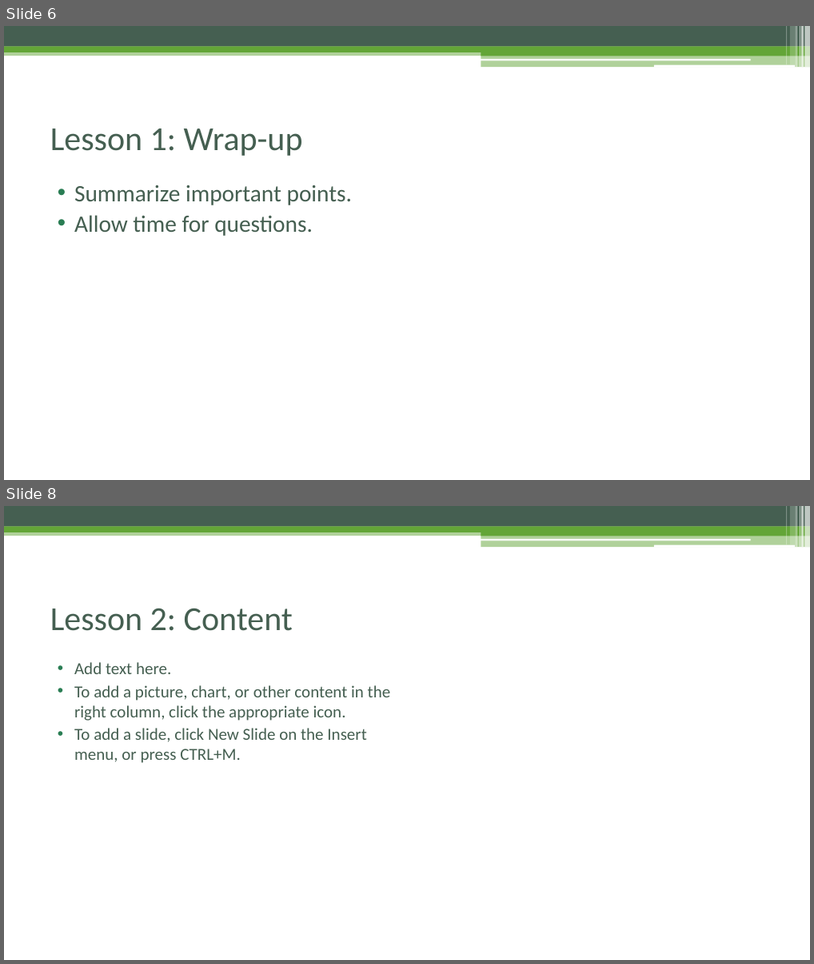
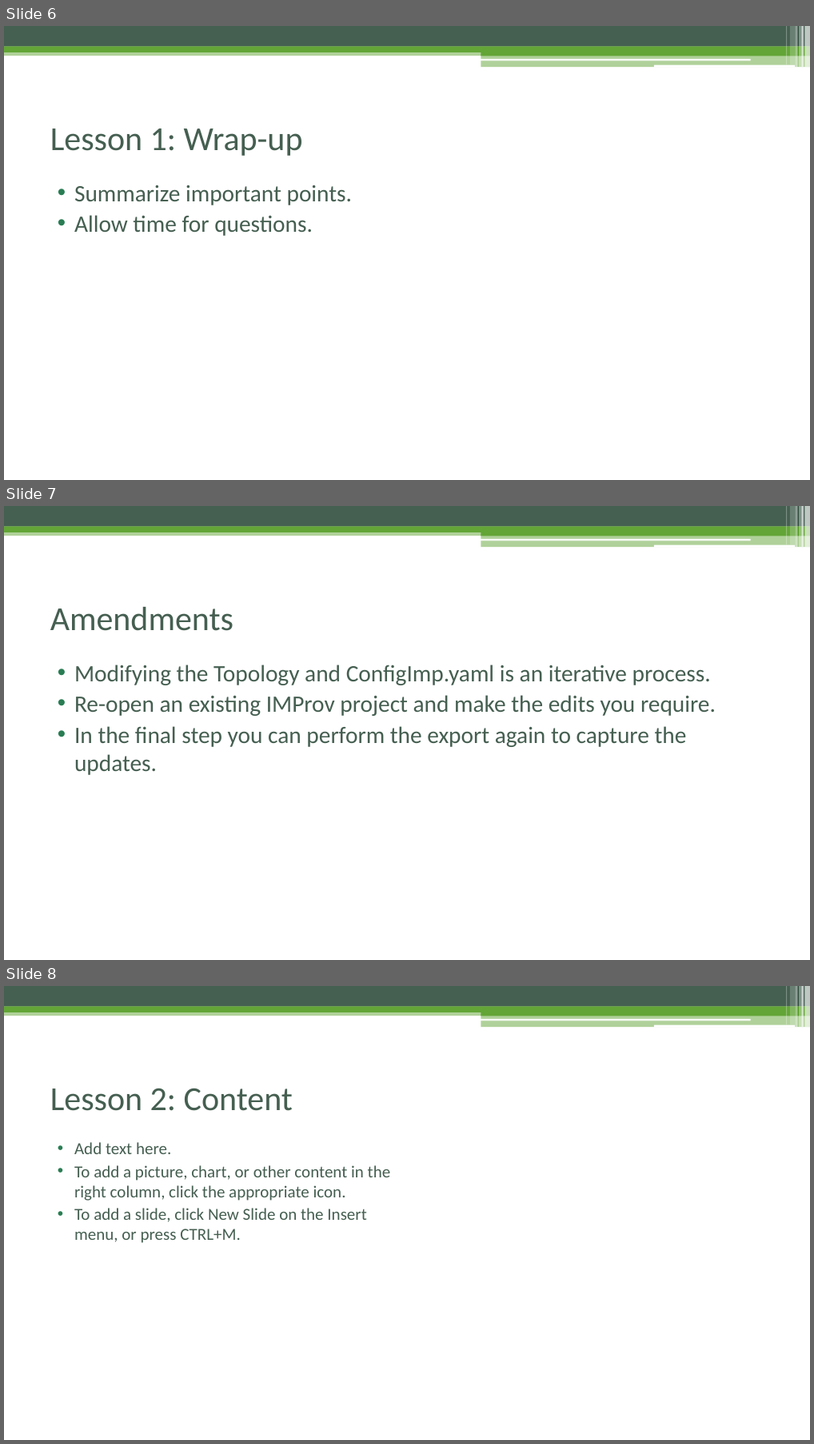
Before and after one commit to pellst/imp_msstudio_init, a slide deck: IMProv_project_prep.pptx. Shown one above the other, each under a label of ours: slides 6 and 8 before the commit, slides 6, 7 and 8 after it; the slides between them are not shown. The pictures are 814x964 and 814x1444 pixels, drawn with LibreOffice and Linux fonts; fonts in the diff are those of the drawing. Boxes give left, top, right and bottom in pixels: in the first picture for what was removed or moved away, otherwise in the second. Text is boxed around its words. In the diff, an @@ line names an element or a change of style, - is before the commit and + after.

```diff
--- a/IMProv_project_prep.pptx
+++ b/IMProv_project_prep.pptx
@@ slide 7 added at bbox=[4, 506, 810, 960], background #FFFFFF; not listed: 13 template elements that a slide beside it also shows @@
@@ title added at bbox=[50, 607, 234, 631], 40 pt, text #455F51 @@
+Amendments
@@ text added at bbox=[74, 664, 716, 775], 28 pt, text #455F51 @@
+• Modifying the Topology and ConfigImp.yaml is an iterative process.
+• Re-open an existing IMProv project and make the edits you require.
+• In the final step you can perform the export again to capture the updates.
```
Also in this commit, not shown: 6 slides changed, 2 other slides added, 2 slides removed.
